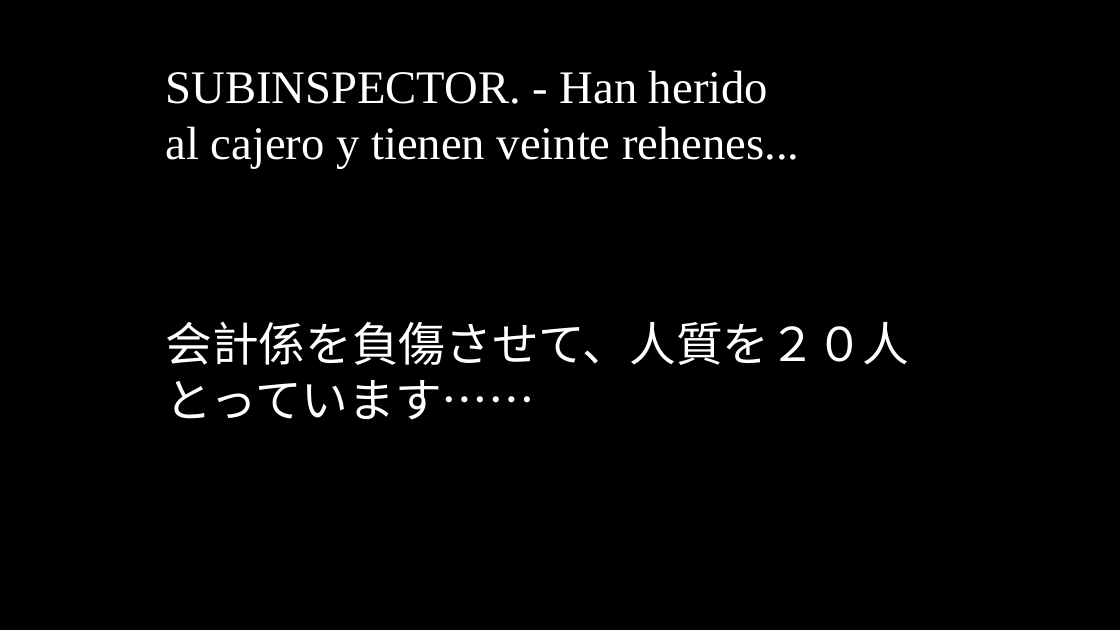
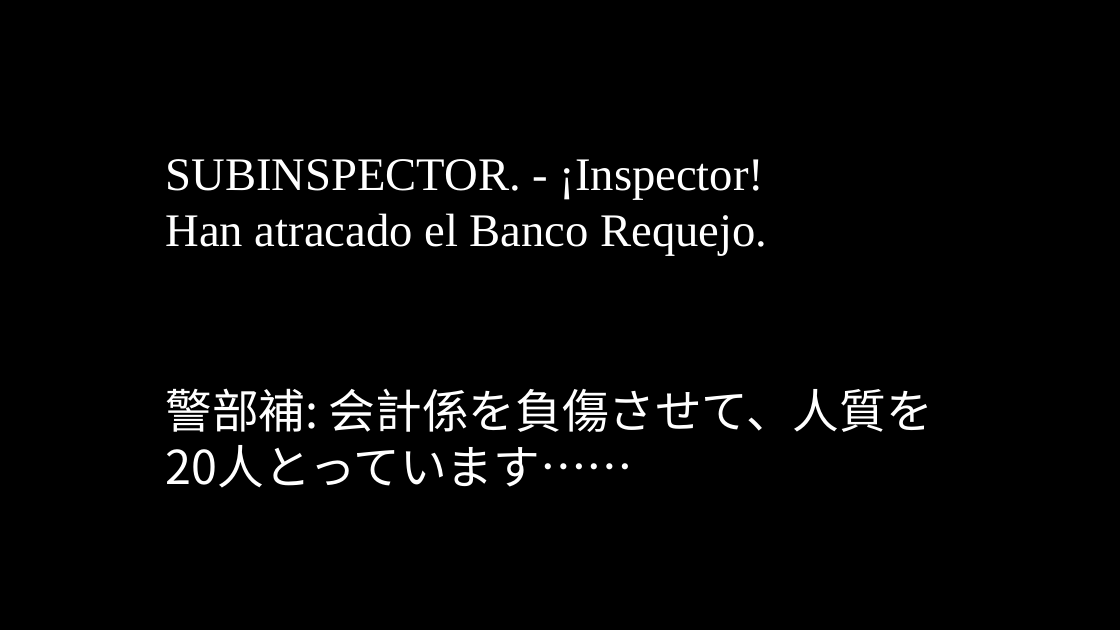
Before and after one commit to oulcggc/lang-drama-caption, a slide deck: slide 40 of complete-cap.pptx (slide 42 before the commit). Drawn at 1120x630 pixels with LibreOffice and Linux fonts; fonts in the diff are those of the drawing. Boxes give left, top, right and bottom in pixels: in the first picture for what was removed or moved away, otherwise in the second. Text is boxed around its words. In the diff, an @@ line names an element or a change of style, - is before the commit and + after.

```diff
--- a/complete-cap.pptx
+++ b/complete-cap.pptx
@@ text removed at [166, 70, 799, 169] @@
-SUBINSPECTOR. - Han herido al cajero y tienen veinte rehenes...
@@ text added at [166, 159, 767, 256], 40 pt, text #FFFFFF @@
+SUBINSPECTOR. - ¡Inspector! Han atracado el Banco Requejo.
@@ text at [166, 388, 933, 488]: text changed @@
-会計係を負傷させて、人質を２０人とっています⋯⋯
+警部補: 会計係を負傷させて、人質を20人とっています⋯⋯
```
Also in this commit, not shown: 97 other slides changed, 60 slides added, 60 slides removed, 1 other file.
